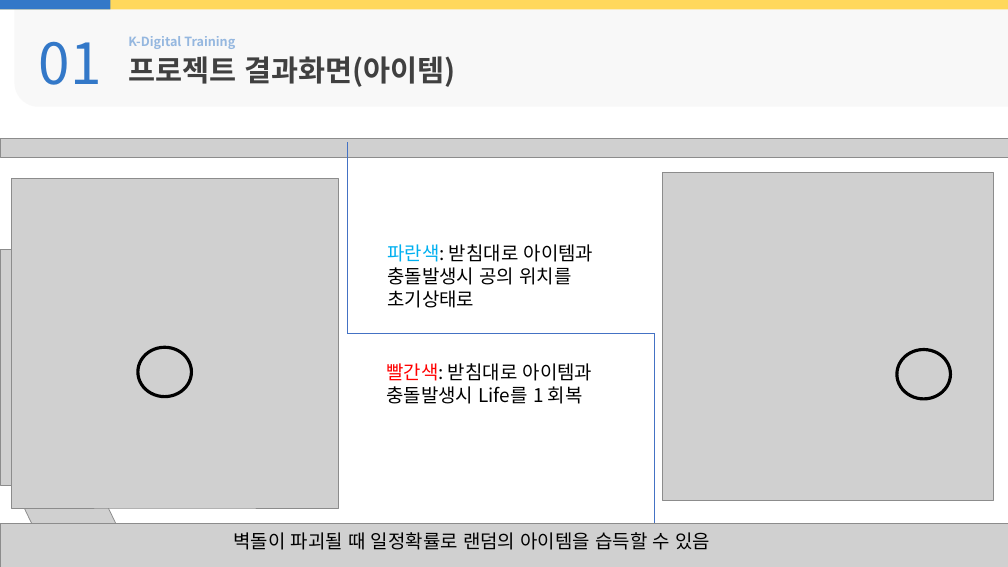
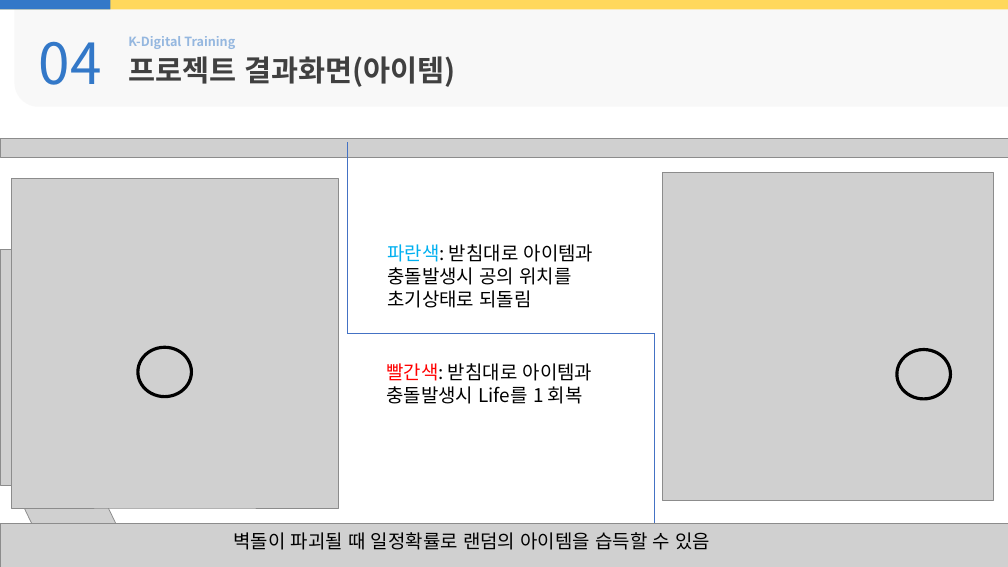
Before and after one commit to rudIsland/KDT_Project_1, a slide deck: slide 11 of 보고서/PPT/결과보고서_6조(벽돌깨기게임).pptx. Drawn at 1008x567 pixels with LibreOffice and Linux fonts; fonts in the diff are those of the drawing; grey boxes stand for pictures; background and template pictures are left out. Boxes give left, top, right and bottom in pixels: in the first picture for what was removed or moved away, otherwise in the second. Text is boxed around its words. In the diff, an @@ line names an element or a change of style, - is before the commit and + after.

```diff
--- a/보고서/PPT/결과보고서_6조(벽돌깨기게임).pptx
+++ b/보고서/PPT/결과보고서_6조(벽돌깨기게임).pptx
@@ text at (39, 41, 102, 85): text changed @@
-01
+04
@@ text at (387, 244, 594, 308): text changed @@
-파란색: 받침대로 아이템과 충돌발생시 공의 위치를 초기상태로
+파란색: 받침대로 아이템과 충돌발생시 공의 위치를 초기상태로 되돌림
```
Also in this commit, not shown: 8 other slides changed, 1 slide added, 1 slide removed.
